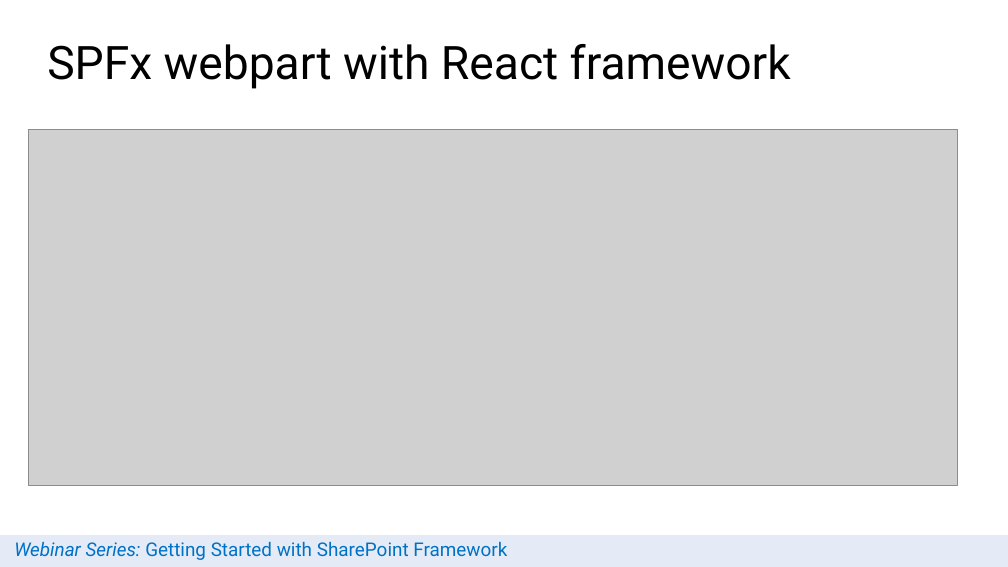
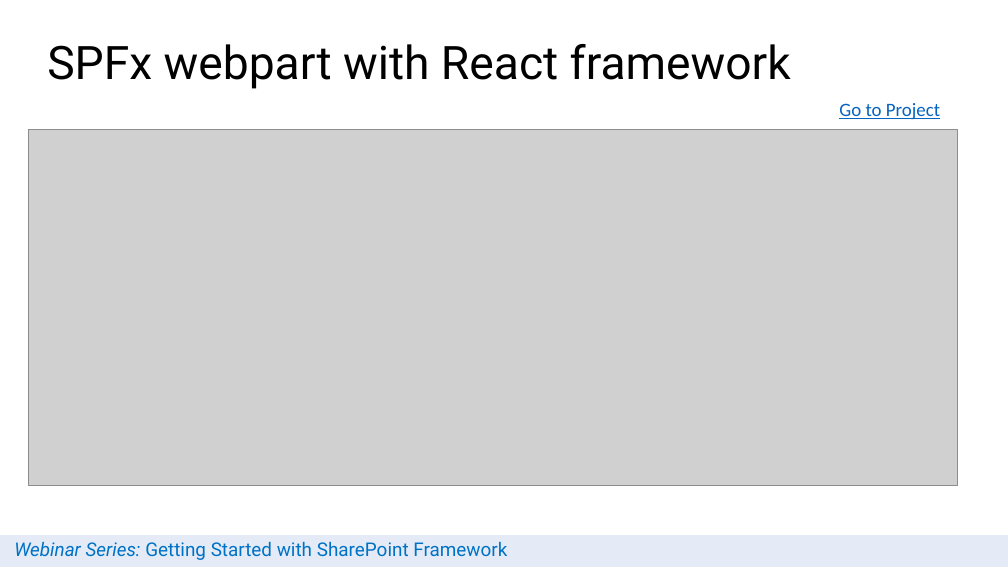
Before and after one commit to siddharth-vaghasia/public-docs, a slide deck: slide 11 of SPFx Webinar - SPFx with React - Siddharth Vaghasia.pptx. Drawn at 1008x567 pixels with LibreOffice and Linux fonts; fonts in the diff are those of the drawing; grey boxes stand for pictures; background and template pictures are left out. Boxes give left, top, right and bottom in pixels: in the first picture for what was removed or moved away, otherwise in the second. Text is boxed around its words. In the diff, an @@ line names an element or a change of style, - is before the commit and + after.

```diff
--- a/SPFx Webinar - SPFx with React - Siddharth Vaghasia.pptx
+++ b/SPFx Webinar - SPFx with React - Siddharth Vaghasia.pptx
@@ text added at (x1=839, y1=103, x2=940, y2=120), 18 pt, text #0563C1, underline @@
+Go to Project
```
Also in this commit, not shown: 1 other slide changed.
